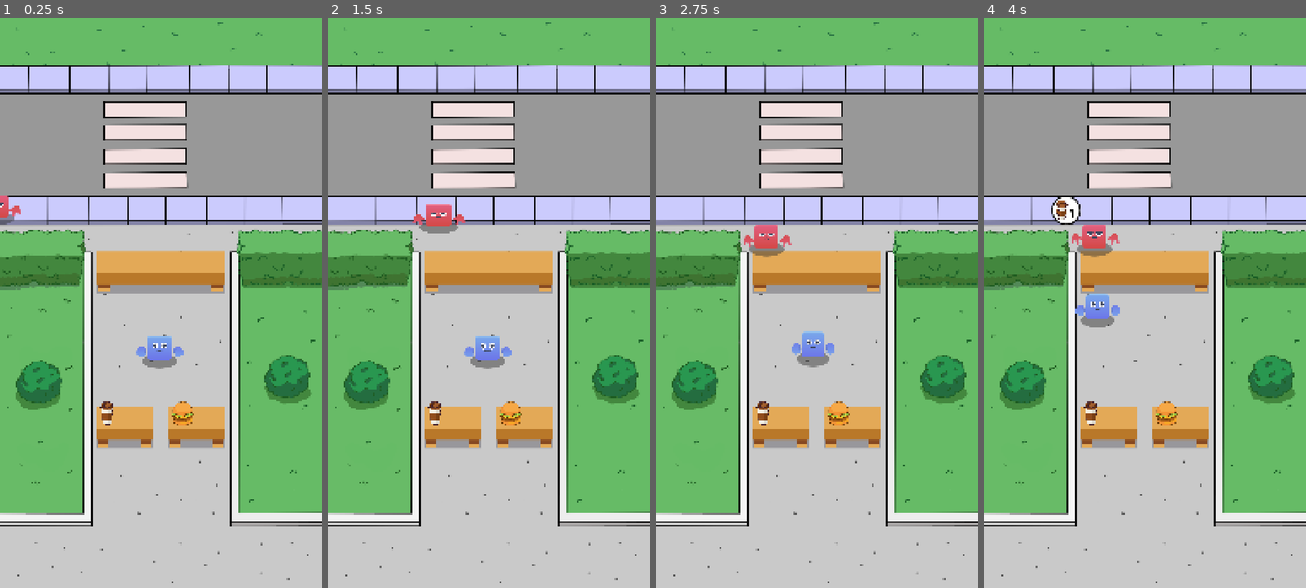
Above: before the commit, frames 1-4 (left to right).
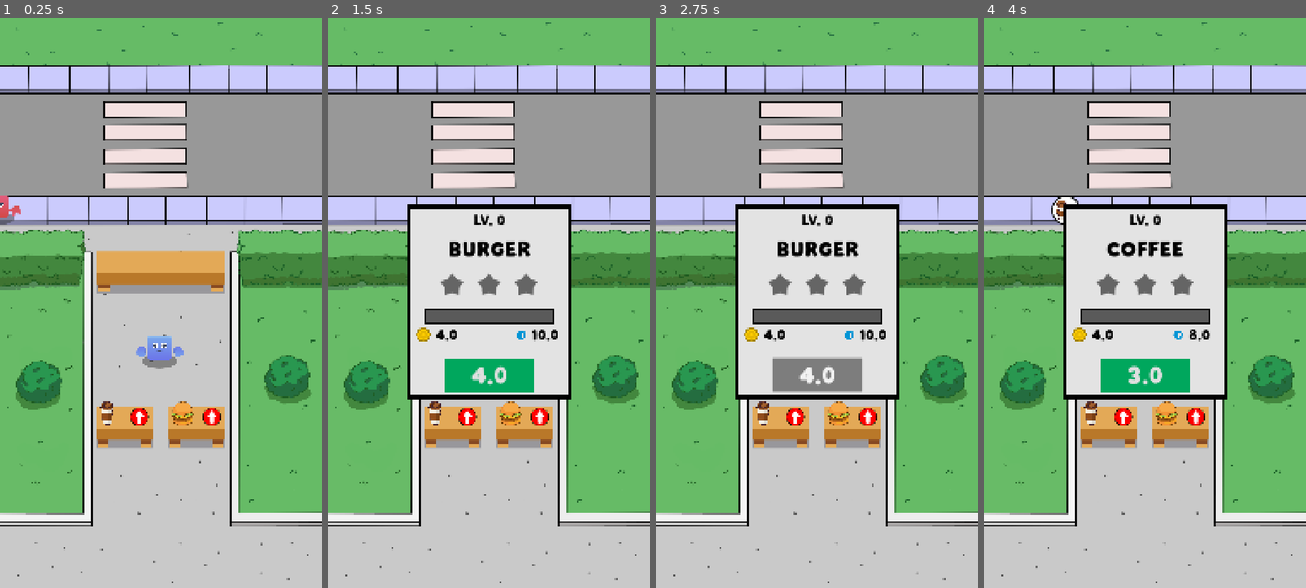
Above: after the commit, the same moments.

Repository: LHO-Developments/Godot-Projects
Game: Godot game, scene res://Scenes/game/game.tscn
Same seed, same stepped clock (60 frames per second), same inputs: the game is played once before the commit and once after it.
Inputs (mouse positions are in pixels of both pictures, inside the frame that each line leads up to):
- Up to frame 1 (0.25 s): no input
- Up to frame 2 (1.5 s): click (466, 417) at 0.52 s; click (540, 417) at 1.27 s
- Up to frame 3 (2.75 s): click (817, 377) at 2 s, where only the run after the commit has a clickable "4.0"
- Up to frame 4 (4 s): click (1145, 377) at 2.75 s, where only the run after the commit has a clickable "4.0"; click (1122, 417) at 3.52 s

The runs differ from the first frame. In frame 1, 0.3% of the frame differs, in the area x 40-69%, y 68-72%; in frame 2, 16%; in frame 3, 16%; in frame 4, 16%, in the area x 24-76%, y 32-72%.

Commit message:
Add upgrade panel for coffee and burger

Diff:
--- a/Idle Food Stand/idle-food-stand/Scenes/game/game.tscn
+++ b/Idle Food Stand/idle-food-stand/Scenes/game/game.tscn
@@ -16,6 +16,9 @@
 [ext_resource type="PackedScene" uid="uid://cxeqijfw6weed" path="res://Scenes/customer/customer.tscn" id="14_hxkax"]
 [ext_resource type="Script" uid="uid://e5gph3t0xv7k" path="res://Scenes/managers/counter_manager.gd" id="15_7rk1p"]
 [ext_resource type="Script" uid="uid://kmhe5ngaou5" path="res://Scenes/managers/cashier_manager.gd" id="15_jbxxx"]
+[ext_resource type="PackedScene" uid="uid://2i4id2u6sktx" path="res://Scenes/ui/upgrade_panel.tscn" id="17_2wwbv"]
+[ext_resource type="Script" uid="uid://2sanebtsx6xk" path="res://Scenes/game/game_ui.gd" id="17_klkrs"]
+[ext_resource type="Texture2D" uid="uid://ci12l6pnw4yss" path="res://Idle Tycoon Assets/Sprites/UI/Arrow.png" id="19_2kyel"]
 
 [node name="Game" type="Node2D"]
 
@@ -93,4 +96,51 @@
 [node name="Marker2D" type="Marker2D" parent="."]
 position = Vector2(647, 1229)
 
+[node name="GameUI" type="CanvasLayer" parent="."]
+script = ExtResource("17_klkrs")
+
+[node name="CoffeePanel" parent="GameUI" instance=ExtResource("17_2wwbv")]
+visible = false
+anchors_preset = 8
+anchor_left = 0.5
+anchor_top = 0.5
+anchor_right = 0.5
+anchor_bottom = 0.5
+offset_left = -275.0
+offset_top = -325.0
+offset_right = 275.0
+offset_bottom = 325.0
+
+[node name="BurgerPanel" parent="GameUI" instance=ExtResource("17_2wwbv")]
+visible = false
+anchors_preset = 8
+anchor_left = 0.5
+anchor_top = 0.5
+anchor_right = 0.5
+anchor_bottom = 0.5
+offset_left = -275.0
+offset_top = -325.0
+offset_right = 275.0
+offset_bottom = 325.0
+
+[node name="CoffeeButton" type="TextureButton" parent="GameUI"]
+custom_minimum_size = Vector2(64, 64)
+offset_left = 435.0
+offset_top = 1314.0
+offset_right = 499.0
+offset_bottom = 1378.0
+texture_normal = ExtResource("19_2kyel")
+stretch_mode = 5
+
+[node name="BurgerButton" type="TextureButton" parent="GameUI"]
+custom_minimum_size = Vector2(64, 64)
+offset_left = 678.0
+offset_top = 1314.0
+offset_right = 742.0
+offset_bottom = 1378.0
+texture_normal = ExtResource("19_2kyel")
+stretch_mode = 5
+
 [connection signal="timeout" from="CustomerManager/SpawnTimer" to="CustomerManager" method="_on_spawn_timer_timeout"]
+[connection signal="pressed" from="GameUI/CoffeeButton" to="GameUI" method="_on_coffee_button_pressed"]
+[connection signal="pressed" from="GameUI/BurgerButton" to="GameUI" method="_on_burger_button_pressed"]
--- /dev/null
+++ b/Idle Food Stand/idle-food-stand/Scenes/game/game_ui.gd
@@ -0,0 +1,22 @@
+extends CanvasLayer
+class_name GameUI;
+
+@onready var coffee_panel: UpgradePanel = $CoffeePanel
+@onready var burger_panel: UpgradePanel = $BurgerPanel
+
+func _ready() -> void:
+	coffee_panel.init_upgrade_panel(GameManager.ITEM_COFFEE);
+	burger_panel.init_upgrade_panel(GameManager.ITEM_BURGER);
+
+
+func _on_coffee_button_pressed() -> void:
+	SoundManager.play_ui();
+	coffee_panel.visible = true if not coffee_panel.visible else false;
+	burger_panel.hide();
+
+
+
+func _on_burger_button_pressed() -> void:
+	SoundManager.play_ui();
+	burger_panel.visible = true if not burger_panel.visible else false;
+	coffee_panel.hide();
--- /dev/null
+++ b/Idle Food Stand/idle-food-stand/Scenes/ui/upgrade_panel.gd
@@ -0,0 +1,27 @@
+extends Control
+class_name UpgradePanel
+
+@onready var level: Label = %Level
+@onready var item_name: Label = %ItemName
+@onready var progress_bar: ProgressBar = %ProgressBar
+
+@onready var profit: Label = %Profit
+@onready var cook_time: Label = %CookTime
+@onready var upgrade_button: Button = %UpgradeButton
+
+var item_ref: Item;
+var current_level:  int;
+var current_stars: int = -1;
+
+func init_upgrade_panel(item: Item) -> void:
+	item_ref = item;
+	item_name.text = item.id;
+	progress_bar.value = 0;
+	update_stats();
+
+
+func update_stats() -> void:
+	level.text = "LV. %s" % item_ref.current_level;
+	profit.text = str(item_ref.profit);
+	cook_time.text = str(item_ref.cook_time);
+	upgrade_button.text = str(item_ref.upgrade_cost);
--- a/Idle Food Stand/idle-food-stand/Scenes/ui/upgrade_panel.tscn
+++ b/Idle Food Stand/idle-food-stand/Scenes/ui/upgrade_panel.tscn
@@ -1,6 +1,7 @@
-[gd_scene load_steps=11 format=3 uid="uid://2i4id2u6sktx"]
+[gd_scene load_steps=12 format=3 uid="uid://2i4id2u6sktx"]
 
 [ext_resource type="LabelSettings" uid="uid://cin8h3t2jtvog" path="res://customer_fonts/label_48_black.tres" id="1_ltcd3"]
+[ext_resource type="Script" uid="uid://38jqg22xx7mb" path="res://Scenes/ui/upgrade_panel.gd" id="1_semil"]
 [ext_resource type="FontFile" uid="uid://fkmtg2y181q" path="res://Idle Tycoon Assets/Fonts/Bake Soda.otf" id="2_semil"]
 [ext_resource type="Texture2D" uid="uid://bcitwu1r7nhhq" path="res://Idle Tycoon Assets/Sprites/UI/star.png" id="3_u021m"]
 [ext_resource type="Texture2D" uid="uid://bik145fibl4c6" path="res://Idle Tycoon Assets/Sprites/UI/coin_gold.png" id="4_bto5t"]
@@ -47,6 +48,7 @@
 offset_bottom = -1270.0
 grow_horizontal = 2
 grow_vertical = 2
+script = ExtResource("1_semil")
 
 [node name="Panel" type="Panel" parent="."]
 layout_mode = 1
@@ -58,6 +60,7 @@
 theme_override_styles/panel = SubResource("StyleBoxFlat_ggvmw")
 
 [node name="Level" type="Label" parent="Panel"]
+unique_name_in_owner = true
 layout_mode = 1
 anchors_preset = 5
 anchor_left = 0.5
@@ -71,6 +74,7 @@
 label_settings = ExtResource("1_ltcd3")
 
 [node name="ItemName" type="Label" parent="Panel"]
+unique_name_in_owner = true
 layout_mode = 1
 anchors_preset = 5
 anchor_left = 0.5
@@ -115,6 +119,7 @@
 stretch_mode = 5
 
 [node name="ProgressBar" type="ProgressBar" parent="Panel"]
+unique_name_in_owner = true
 custom_minimum_size = Vector2(420, 36)
 layout_mode = 1
 anchors_preset = 8
@@ -156,6 +161,7 @@
 stretch_mode = 5
 
 [node name="Profit" type="Label" parent="Panel/ProfitHBox"]
+unique_name_in_owner = true
 layout_mode = 2
 text = "1"
 label_settings = ExtResource("1_ltcd3")
@@ -184,11 +190,13 @@
 stretch_mode = 5
 
 [node name="CookTime" type="Label" parent="Panel/TimeHBox"]
+unique_name_in_owner = true
 layout_mode = 2
 text = "10S"
 label_settings = ExtResource("1_ltcd3")
 
 [node name="UpgradeButton" type="Button" parent="Panel"]
+unique_name_in_owner = true
 custom_minimum_size = Vector2(300, 115)
 layout_mode = 1
 anchors_preset = 7
Not shown: 1 places in Idle Food Stand/idle-food-stand/Scenes/game/game.tscn that only renumber resources
Not shown, added: Idle Food Stand/idle-food-stand/Scenes/game/game_ui.gd.uid
Not shown, added: Idle Food Stand/idle-food-stand/Scenes/ui/upgrade_panel.gd.uid
